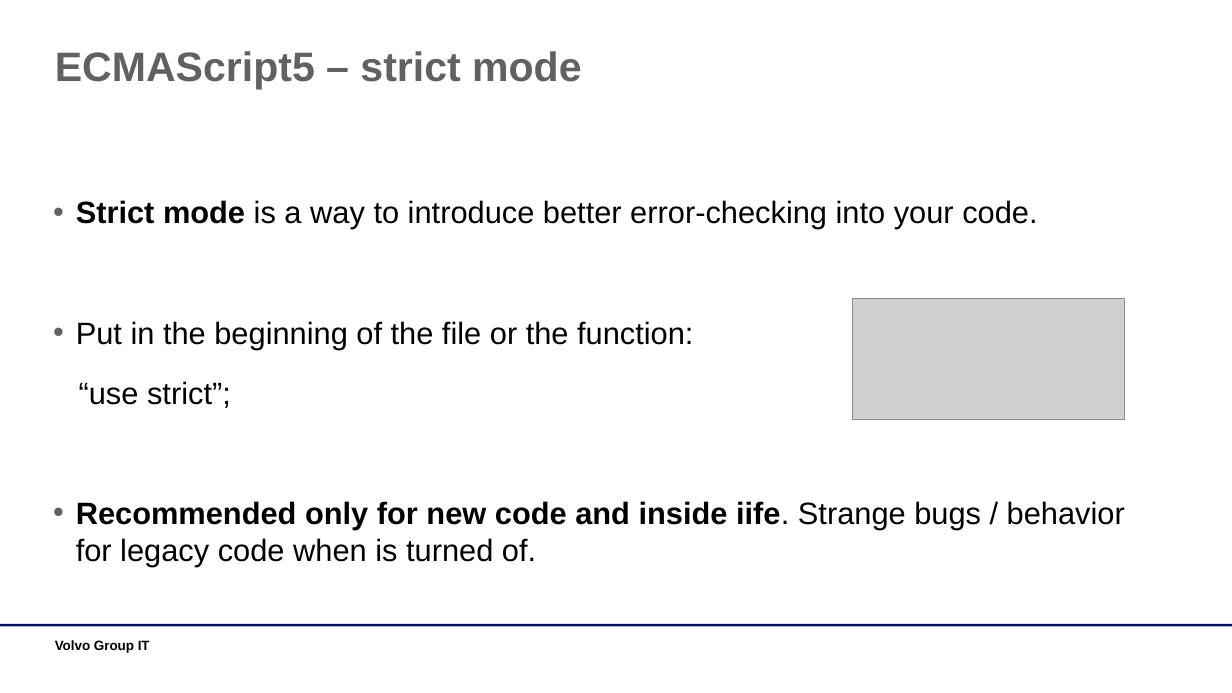
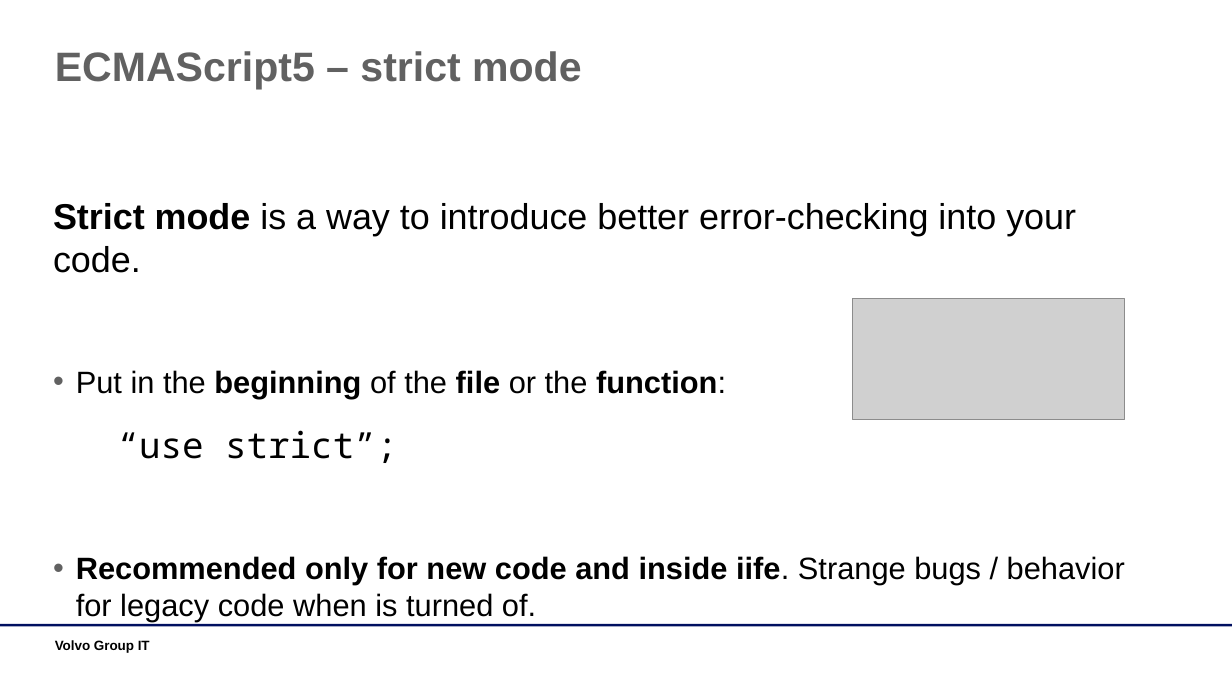
Before and after one commit to dankrz/JsTraining, a slide deck: slide 19 of JsTraining-presentation/JS Training.pptx. Drawn at 1232x693 pixels with LibreOffice and Linux fonts; fonts in the diff are those of the drawing; grey boxes stand for pictures; background and template pictures are left out. Boxes give left, top, right and bottom in pixels: in the first picture for what was removed or moved away, otherwise in the second. Text is boxed around its words. In the diff, an @@ line names an element or a change of style, - is before the commit and + after.

```diff
--- a/JsTraining-presentation/JS Training.pptx
+++ b/JsTraining-presentation/JS Training.pptx
@@ text at bbox=[53, 203, 1076, 463]: size 24 to 28 pt in "Strict mode is a way to introduce ...", "“use strict”;"; bold on in "beginning file function:"; font Arial to Noto Sans Mono in "“use strict”;"; bullet • to none @@
```
Also in this commit, not shown: 10 other slides changed, 3 other files.
